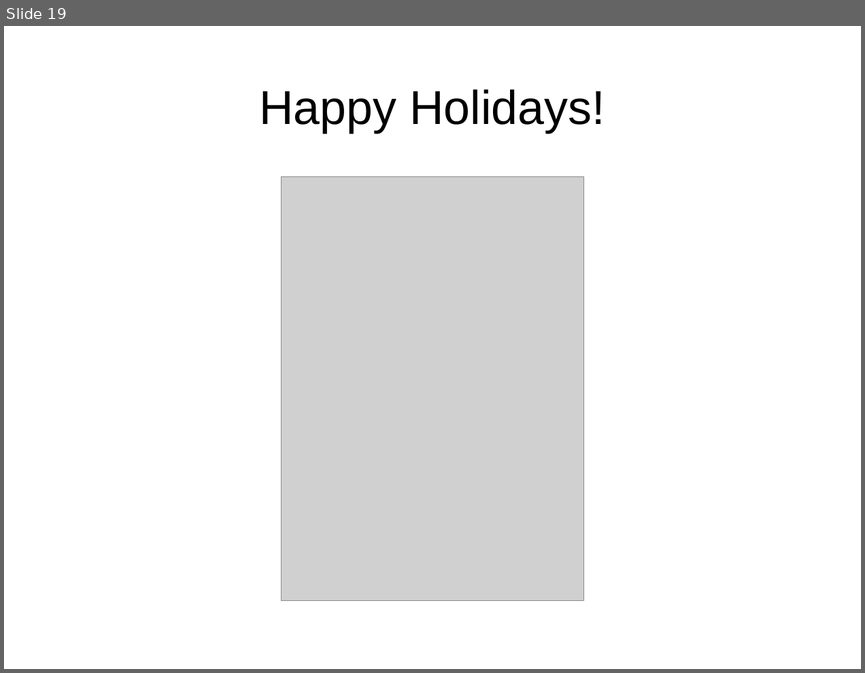
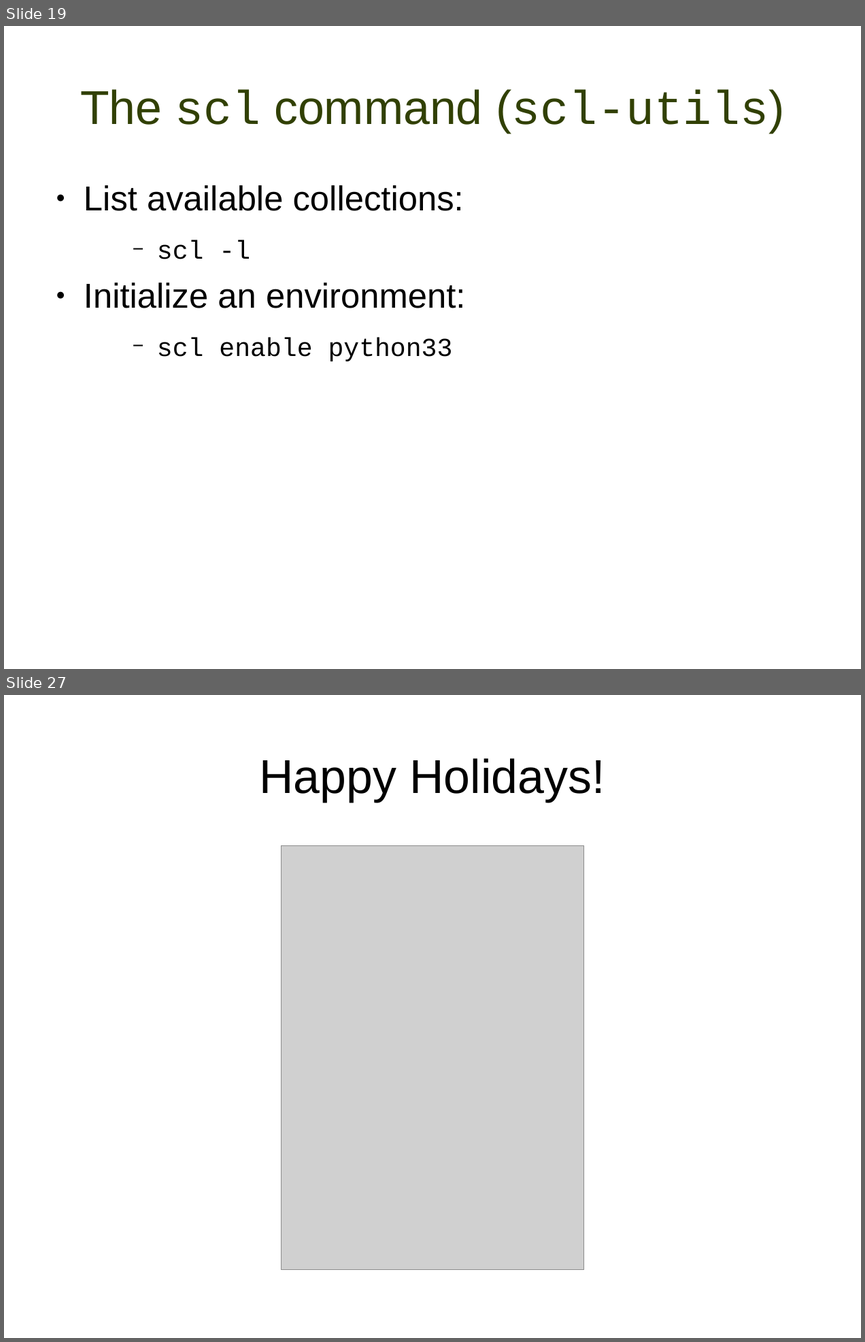
Before and after one commit to misterbonnie/presentations, a slide deck: lugdec14.odp. Shown one above the other, each under a label of ours: slide 19 before the commit, slides 19 and 27 after it; the slides between them are not shown. The pictures are 865x673 and 865x1342 pixels, drawn with LibreOffice and Linux fonts; fonts in the diff are those of the drawing; grey boxes stand for pictures; background and template pictures are left out. Boxes give left, top, right and bottom in pixels: in the first picture for what was removed or moved away, otherwise in the second. Text is boxed around its words. In the diff, an @@ line names an element or a change of style, - is before the commit and + after.

```diff
--- a/lugdec14.odp
+++ b/lugdec14.odp
@@ slide 19 added at (x1=4, y1=26, x2=861, y2=669), background #FFFFFF @@
@@ title added at (x1=80, y1=89, x2=785, y2=133), 44 pt, text #314004 @@
+The scl command (scl-utils)
@@ text added at (x1=84, y1=185, x2=466, y2=361), 32 pt, text #000000 @@
+● List available collections:
+    − scl -l
+● Initialize an environment:
+    − scl enable python33
@@ what was slide 19 is now slide 27 @@
```
Also in this commit, not shown: 18 slides changed, 7 other slides added, 1 other file.
